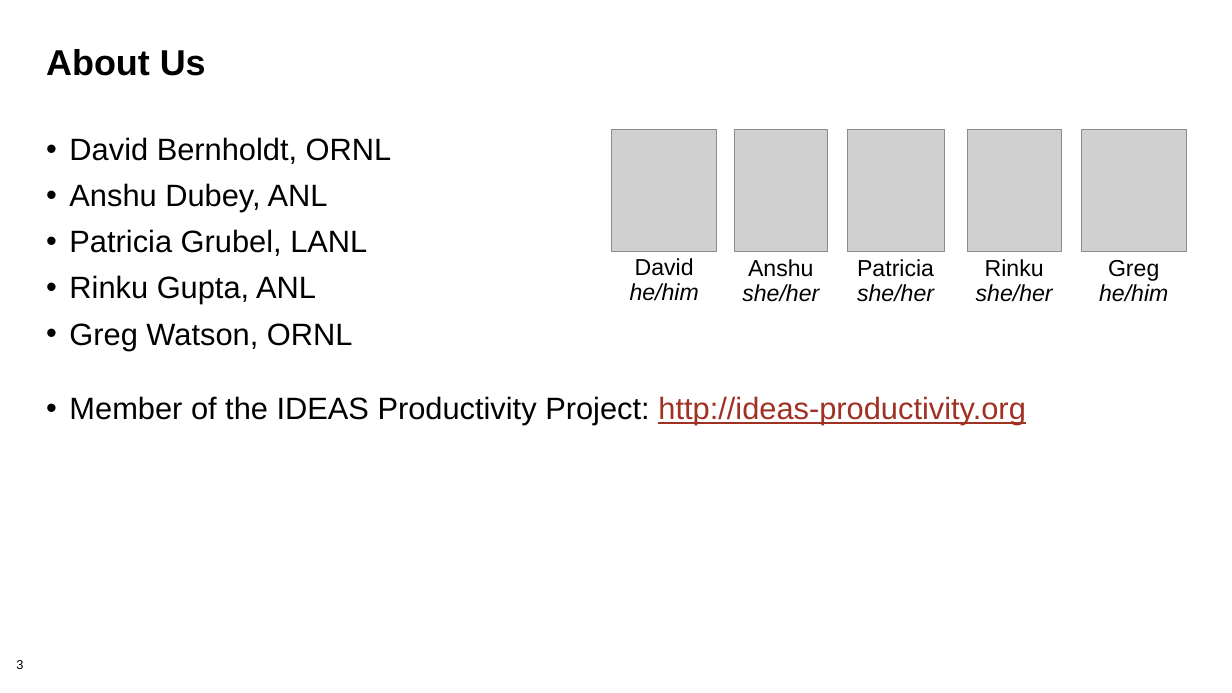
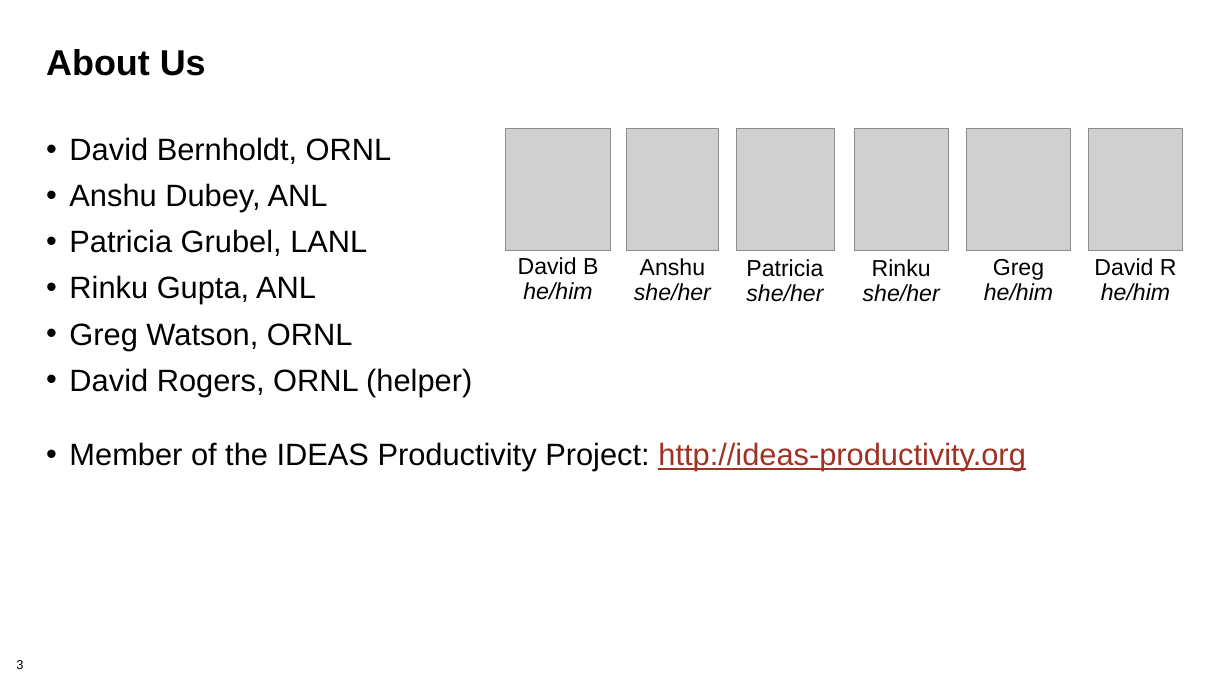
Before and after one commit to bssw-tutorial/presentations, a slide deck: slide 3 of intro.pptx. Drawn at 1232x693 pixels with LibreOffice and Linux fonts; fonts in the diff are those of the drawing; grey boxes stand for pictures; background and template pictures are left out. Boxes give left, top, right and bottom in pixels: in the first picture for what was removed or moved away, otherwise in the second. Text is boxed around its words. In the diff, an @@ line names an element or a change of style, - is before the commit and + after.

Commit message:
Update intro to include DavidR

```diff
--- a/intro.pptx
+++ b/intro.pptx
@@ picture: place and size @@
-picture at box(612, 129, 717, 251)
+picture at box(506, 128, 611, 250)
@@ picture added at box(1089, 128, 1183, 250) @@
@@ text "David B": place and size @@
-text "David B" at box(630, 258, 699, 301)
+text "David B" at box(518, 257, 598, 300)
@@ text at box(518, 257, 598, 275): text changed @@
-David
+David B
@@ 2 pictures, 2 texts: place and size @@
-2 pictures, 2 texts at box(735, 129, 945, 302)
+2 pictures, 2 texts at box(626, 128, 835, 302)
@@ 2 pictures, 2 texts: place and size @@
-2 pictures, 2 texts at box(967, 129, 1187, 302)
+2 pictures, 2 texts at box(854, 128, 1071, 302)
@@ text added at box(1094, 258, 1177, 301), 18 pt, text #000000 @@
+David R
+he/him
@@ text at box(69, 368, 472, 396): paragraph added @@
+• David Rogers, ORNL (helper)
```
Also in this commit, not shown: 1 other slide changed.
